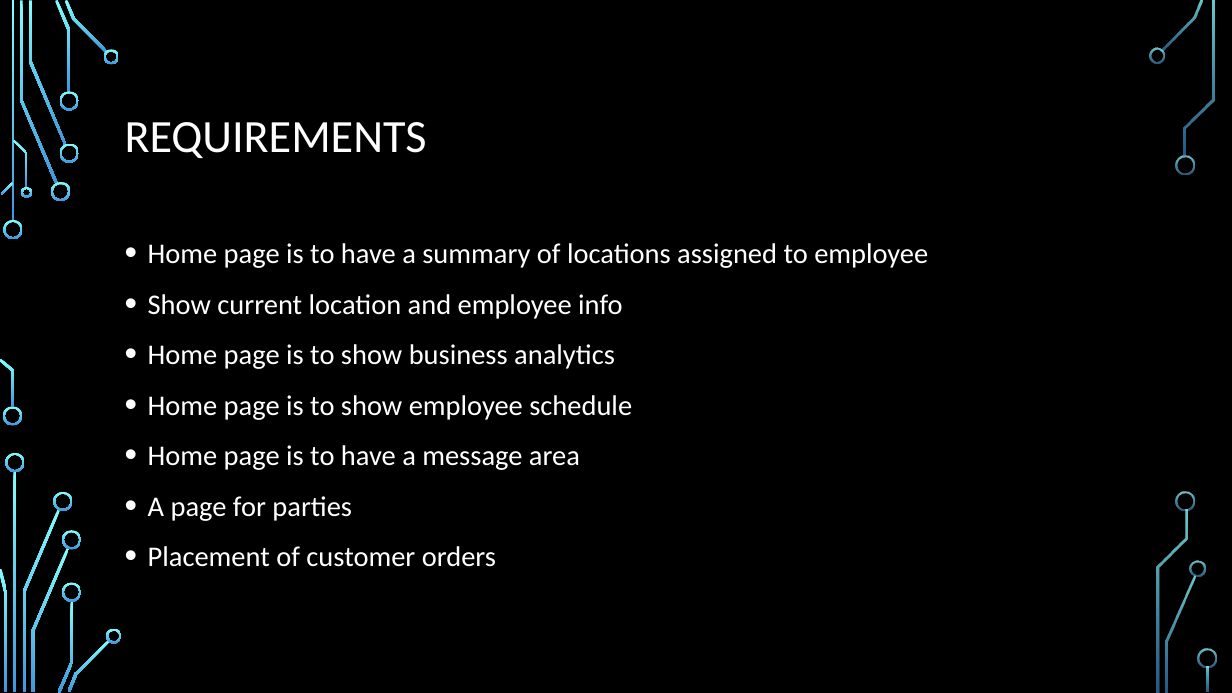
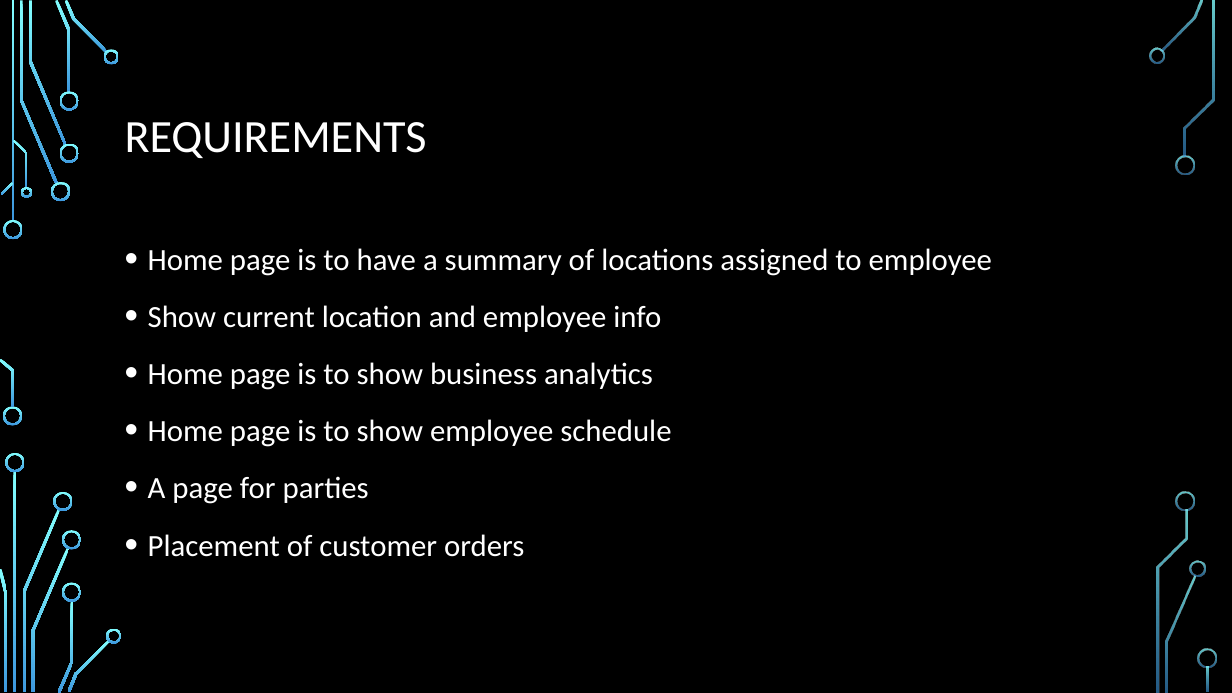
Before and after one commit to deeftah/RestaurantMng, a slide deck: slide 4 of ^^^ Documentation ^^^/Restaurant Manager.pptx. Drawn at 1232x693 pixels with LibreOffice and Linux fonts; fonts in the diff are those of the drawing; background and template pictures are left out. Boxes give left, top, right and bottom in pixels: in the first picture for what was removed or moved away, otherwise in the second. Text is boxed around its words. In the diff, an @@ line names an element or a change of style, - is before the commit and + after.

```diff
--- a/^^^ Documentation ^^^/Restaurant Manager.pptx
+++ b/^^^ Documentation ^^^/Restaurant Manager.pptx
@@ text "Home page is to have ..." at <box>148,248,992,557</box>: size 22.2 to 24 pt; line spacing 1.1 to 1.2 @@
@@ text at <box>148,445,580,470</box>: paragraph removed @@
-• Home page is to have a message area
```
Also in this commit, not shown: 2 other files.
